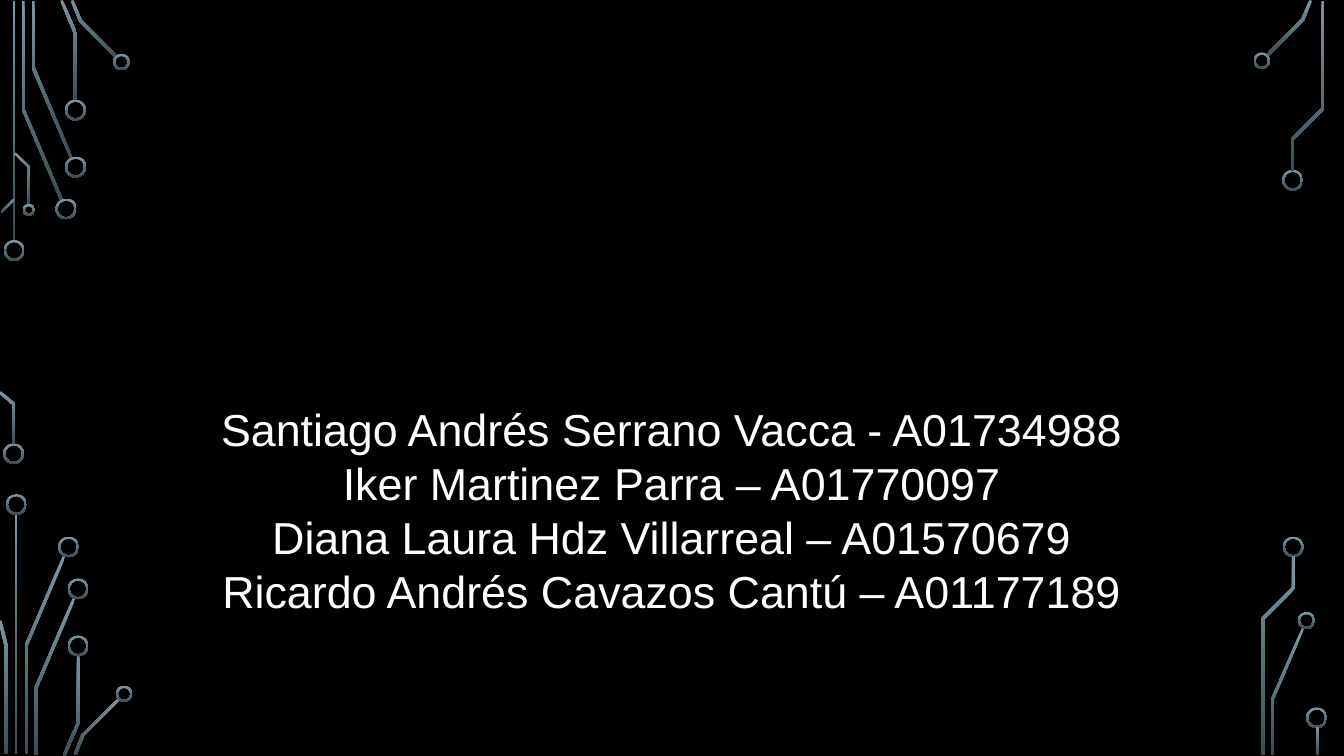
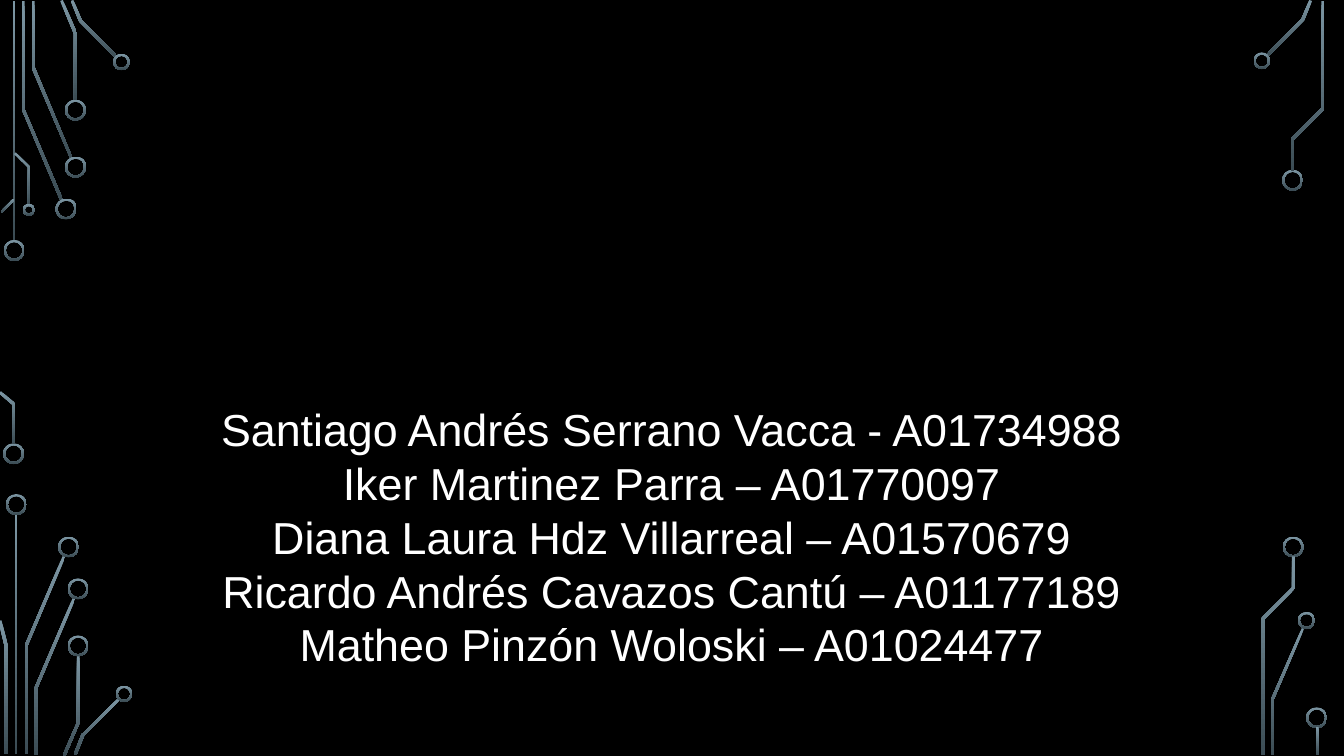
Before and after one commit to matheo-pw/Proyecto-CS, a slide deck: slide 1 of Proyecto Final CS.pptx. Drawn at 1344x756 pixels with LibreOffice and Linux fonts; fonts in the diff are those of the drawing; background and template pictures are left out. Boxes give left, top, right and bottom in pixels: in the first picture for what was removed or moved away, otherwise in the second. Text is boxed around its words. In the diff, an @@ line names an element or a change of style, - is before the commit and + after.

Commit message:
Agregue mi nombre y conclusión - Matheo

```diff
--- a/Proyecto Final CS.pptx
+++ b/Proyecto Final CS.pptx
@@ text at (x1=300, y1=628, x2=1043, y2=662): paragraph added @@
+Matheo Pinzón Woloski – A01024477
```
Also in this commit, not shown: 1 slide added, 1 other file.
